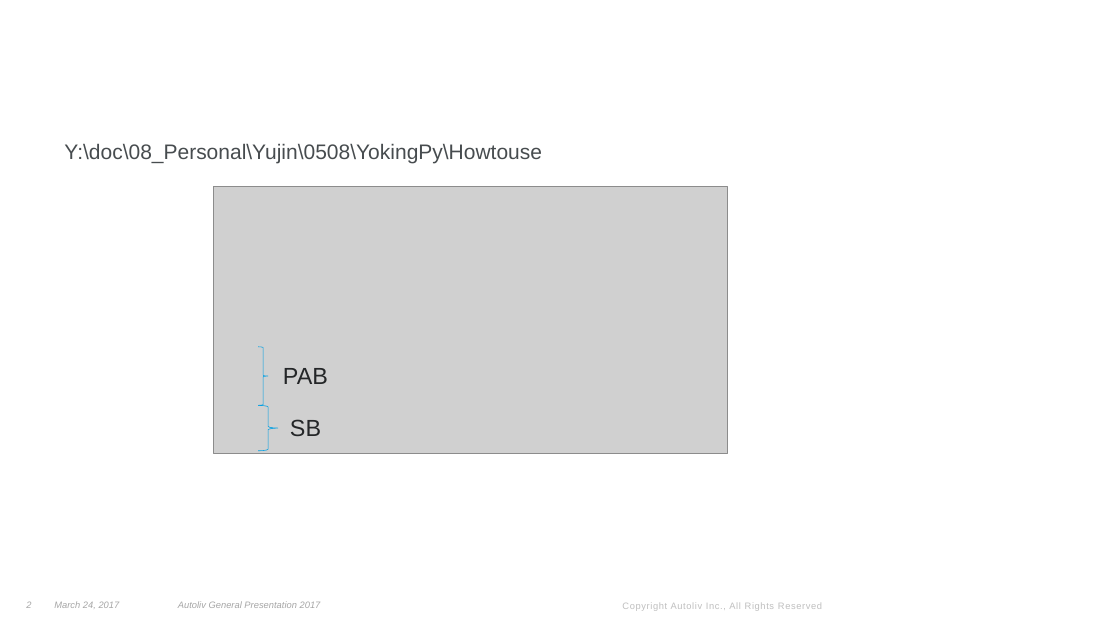
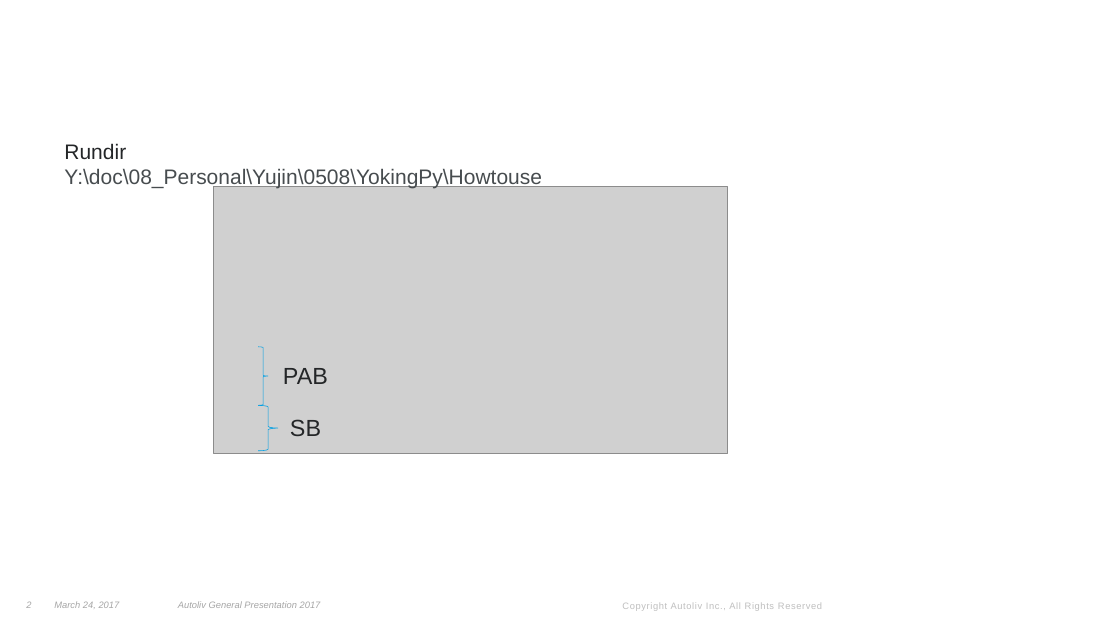
Before and after one commit to chaos1984/Python-CAR-POST, a slide deck: slide 2 of Python/Howtouse/Readme.pptx. Drawn at 1120x630 pixels with LibreOffice and Linux fonts; fonts in the diff are those of the drawing; grey boxes stand for pictures; background and template pictures are left out. Boxes give left, top, right and bottom in pixels: in the first picture for what was removed or moved away, otherwise in the second. Text is boxed around its words. In the diff, an @@ line names an element or a change of style, - is before the commit and + after.

```diff
--- a/Python/Howtouse/Readme.pptx
+++ b/Python/Howtouse/Readme.pptx
@@ text at (64,143,126,159): paragraph added @@
+Rundir
```
Also in this commit, not shown: 6 other slides changed, 1 slide added, 9 other files.
